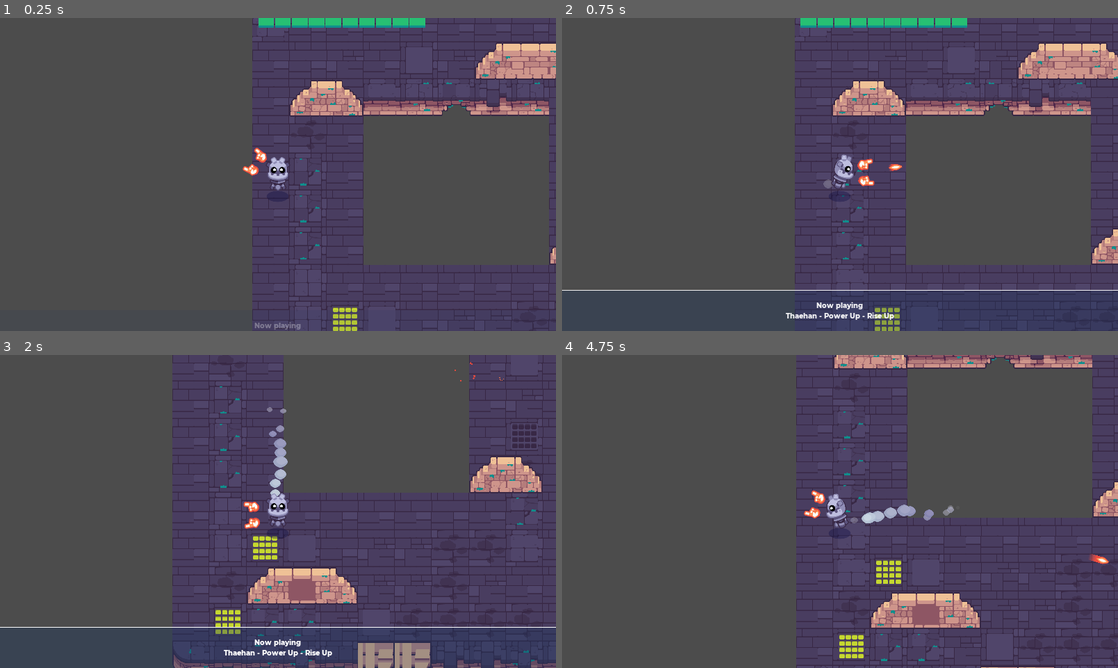
Above: before the commit, frames 1-4 (two rows, left to right).
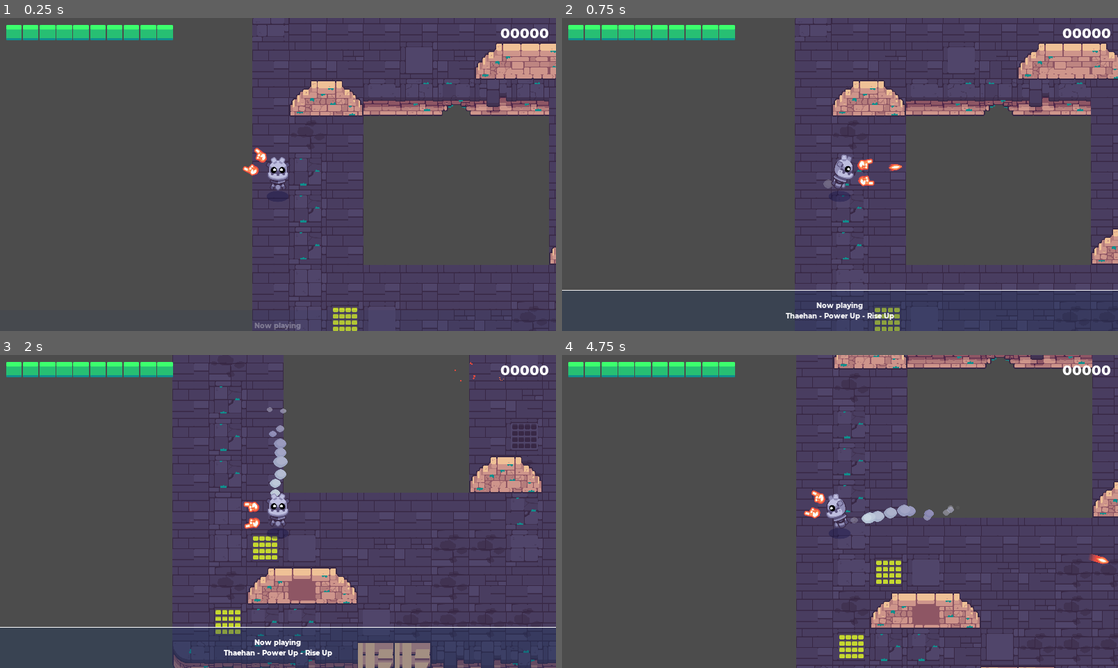
Above: after the commit, the same moments.

Repository: FossRyanH/Godot-Enter-Gungeon-Clone
Game: Godot game, scene res://rooms/GameLevel.tscn
The game is run twice, just before and just after one commit, with the same random seed, the same clock (stepped at 60 frames per second) and the same inputs. Sound files missing from this copy of the repository are replaced by a short silence.
Inputs (mouse positions are in pixels of both pictures, inside the frame that each line leads up to):
- Up to frame 1 (0.25 s): no input
- Up to frame 2 (0.75 s): move the mouse to (962, 158) at 0.52 s; press the mouse at (962, 158) at 0.53 s; hold D (move_right) from 0.53 s (still down)
- Up to frame 3 (2 s): move the mouse to (166, 527) at 1.27 s; release D (move_right) at 1.28 s; release the mouse at (166, 527) at 1.28 s; hold S (move_down) from 1.28 s (still down); click (166, 527) at 1.35 s
- Up to frame 4 (4.75 s): move the mouse to (895, 442) at 2.02 s; release S (move_down) at 2.03 s; press the mouse at (895, 442) at 2.03 s; hold D (move_right) 2.03-2.78 s; move the mouse to (812, 574) at 2.77 s; release the mouse at (812, 574) at 2.78 s; hold W (move_up) 2.78-3.53 s; click (812, 574) at 2.85 s; move the mouse to (1006, 558) at 3.52 s; press the mouse at (1006, 558) at 3.53 s; hold A (move_left) from 3.53 s (still down); move the mouse to (673, 464) at 4.27 s; release the mouse at (673, 464) at 4.28 s; click (673, 464) at 4.35 s

The runs differ from the first frame. In frame 1, 2.4% of the frame differs, in the area x 1-99%, y 0-8%; in frame 2, 2.4%; in frame 3, 1.6%; in frame 4, 1.6%.

Commit message:
fixed the UI problem

Diff:
--- a/godot-final-game-start-project/rooms/GameLevel.tscn
+++ b/godot-final-game-start-project/rooms/GameLevel.tscn
@@ -10,17 +10,15 @@
 [node name="GameLevel" type="YSort"]
 script = ExtResource( 1 )
 
+[node name="MusicPlayer" parent="." instance=ExtResource( 4 )]
+volume_db = -20.0
+
 [node name="BackgroundBlueSky" parent="." instance=ExtResource( 2 )]
 visible = false
 
 [node name="CloudsLayer" parent="BackgroundBlueSky" instance=ExtResource( 3 )]
 
-[node name="MusicPlayer" parent="." instance=ExtResource( 4 )]
-volume_db = -20.0
-
-[node name="UILayer" type="Control" parent="."]
-margin_right = 1920.0
-margin_bottom = 1080.0
+[node name="UILayer" type="CanvasLayer" parent="."]
 
 [node name="OnScreenUI" parent="UILayer" instance=ExtResource( 6 )]
 
